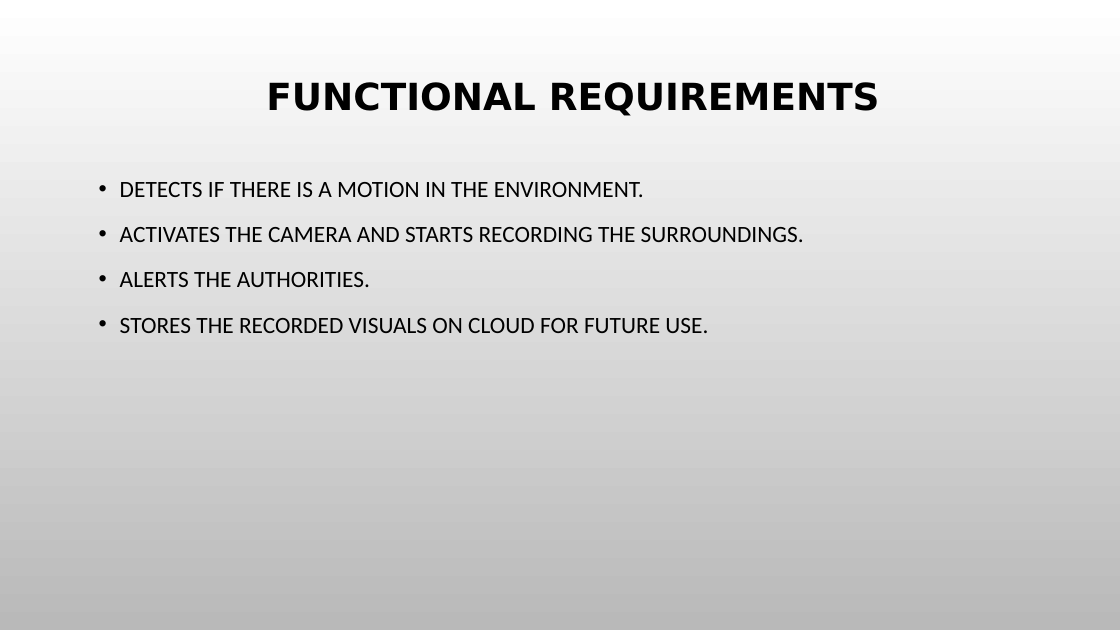
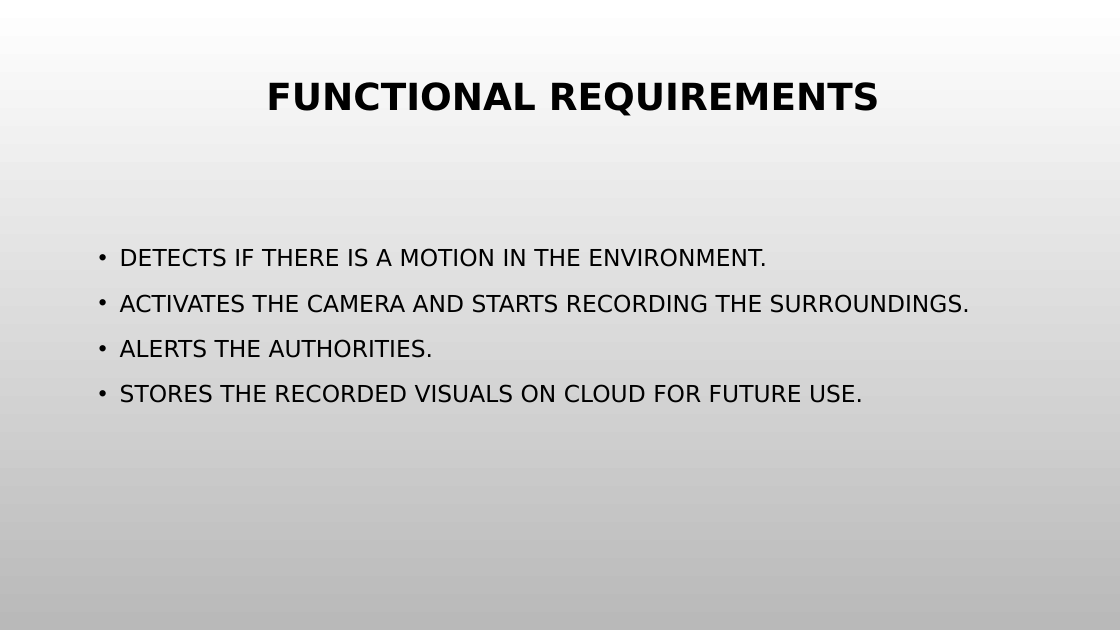
Before and after one commit to vijaykumarrpai/mca-code, a slide deck: slide 10 of 4th Sem/IOT/Alligator.pptx. Drawn at 1120x630 pixels with LibreOffice and Linux fonts; fonts in the diff are those of the drawing; background and template pictures are left out. Boxes give left, top, right and bottom in pixels: in the first picture for what was removed or moved away, otherwise in the second. Text is boxed around its words. In the diff, an @@ line names an element or a change of style, - is before the commit and + after.

```diff
--- a/4th Sem/IOT/Alligator.pptx
+++ b/4th Sem/IOT/Alligator.pptx
@@ text "DETECTS IF THERE IS A ...": place and size @@
-text "DETECTS IF THERE IS A ..." at bbox=[120, 182, 804, 333]
+text "DETECTS IF THERE IS A ..." at bbox=[120, 248, 970, 403]
@@ text "DETECTS IF THERE IS A ..." at bbox=[120, 248, 970, 403]: font Calibri to DejaVu Sans; alignment left to justified @@
```
Also in this commit, not shown: 11 other slides changed, 2 slides added, 12 other files.
